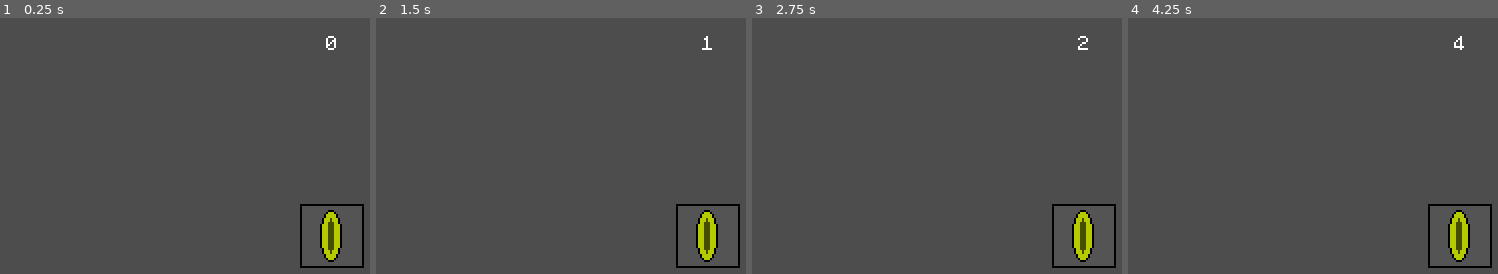
Above: before the commit, frames 1-4 (left to right).
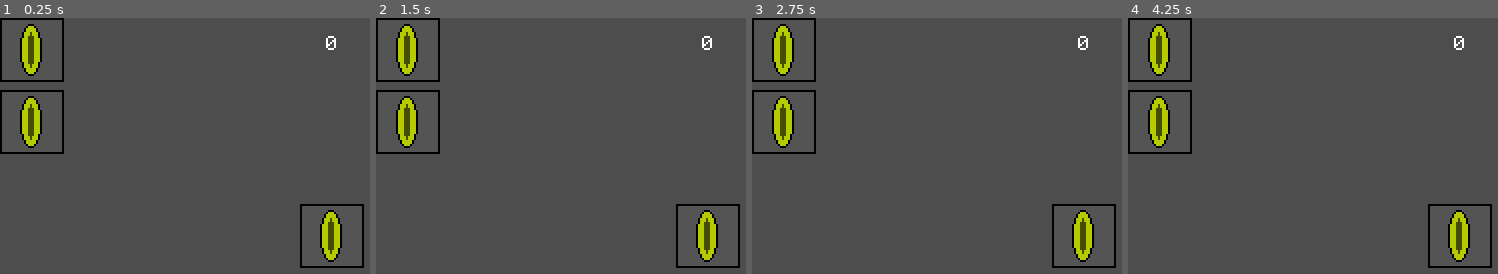
Above: after the commit, the same moments.

Repository: daanengbers/GodotManagmentGame
Game: Godot game, scene res://MainScene.tscn
Two runs of this game, one before a commit and one after it. Both use one fixed random seed, a clock stepped at 60 frames per second and the inputs below.
Inputs (mouse positions are in pixels of both pictures, inside the frame that each line leads up to):
- Up to frame 1 (0.25 s): no input
- Up to frame 2 (1.5 s): click (416, 51) at 0.52 s; click (416, 122) at 1.27 s
- Up to frame 3 (2.75 s): click (792, 51) at 2.02 s
- Up to frame 4 (4.25 s): click (1168, 122) at 2.77 s; click (1168, 51) at 3.52 s

The runs differ from the first frame. In frame 1, 3.0% of the frame differs, in the area x 0-18%, y 0-54%; in frame 2, 3.1%, in the area x 0-91%, y 0-54%; in frame 3, 3.0%; in frame 4, 3.1%.

Commit message:
Beginning with building and gitignore

Diff:
--- /dev/null
+++ b/BuildingScript.gd
@@ -0,0 +1,31 @@
+extends Node2D
+
+var mapNode
+
+var buildMode = false
+var buildValid = false
+var buildLocation
+var buildType
+
+func _ready():
+	##map_node = get_node("map1")
+	for i in get_tree().get_nodes_in_group("Buildings_Buttons"):
+		i.pressed.connect(initiateBuildMode.bind(i.name))
+
+func _process(delta):
+	pass
+
+func _unhandled_input(event):
+	pass
+
+func initiateBuildMode(BuildingType):
+	buildType = BuildingType + "T1"
+
+func updateBuildingPreview():
+	pass
+
+func cancelBuildMode():
+	pass
+
+func verifyAndBuild():
+	pass
--- a/MainScene.tscn
+++ b/MainScene.tscn
@@ -1,11 +1,14 @@
-[gd_scene load_steps=4 format=3 uid="uid://b5dcvetwttn00"]
+[gd_scene load_steps=5 format=3 uid="uid://b5dcvetwttn00"]
 
-[ext_resource type="Script" path="res://MainScene.gd" id="1_vxwkt"]
+[ext_resource type="Script" path="res://BuildingScript.gd" id="1_2cqhx"]
 [ext_resource type="FontFile" uid="uid://bu5hdtbp88ojw" path="res://Fonts/EXEPixelPerfect.ttf" id="2_ggpy8"]
+[ext_resource type="Texture2D" uid="uid://dnkfo7ov1e3gl" path="res://Sprites/TestMine.png" id="3_gaqd7"]
 [ext_resource type="PackedScene" uid="uid://bth1hmt8f8ejt" path="res://Scenes/GoldMine.tscn" id="3_ic1mf"]
 
 [node name="MainScene" type="Node2D"]
-script = ExtResource("1_vxwkt")
+script = ExtResource("1_2cqhx")
+
+[node name="Map1" type="Node" parent="."]
 
 [node name="Camera2D" type="Camera2D" parent="."]
 position = Vector2(160, 90)
@@ -22,5 +25,17 @@
 horizontal_alignment = 1
 vertical_alignment = 1
 
+[node name="BuildMenu" type="VBoxContainer" parent="UI"]
+offset_right = 40.0
+offset_bottom = 40.0
+
+[node name="Building1" type="TextureButton" parent="UI/BuildMenu" groups=["Buildings_Buttons"]]
+layout_mode = 2
+texture_normal = ExtResource("3_gaqd7")
+
+[node name="Building2" type="TextureButton" parent="UI/BuildMenu" groups=["Buildings_Buttons"]]
+layout_mode = 2
+texture_normal = ExtResource("3_gaqd7")
+
 [node name="GoldMine" parent="." instance=ExtResource("3_ic1mf")]
 position = Vector2(166, 109)
Not shown, added: .gitignore
